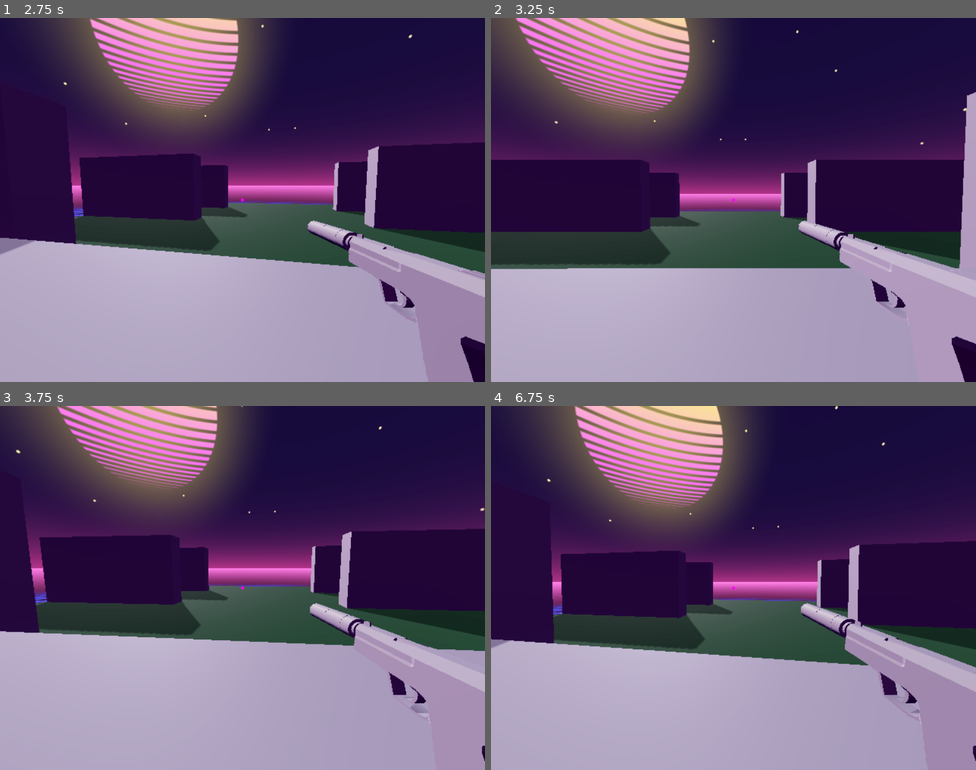
Above: before the commit, frames 1-4 (two rows, left to right).
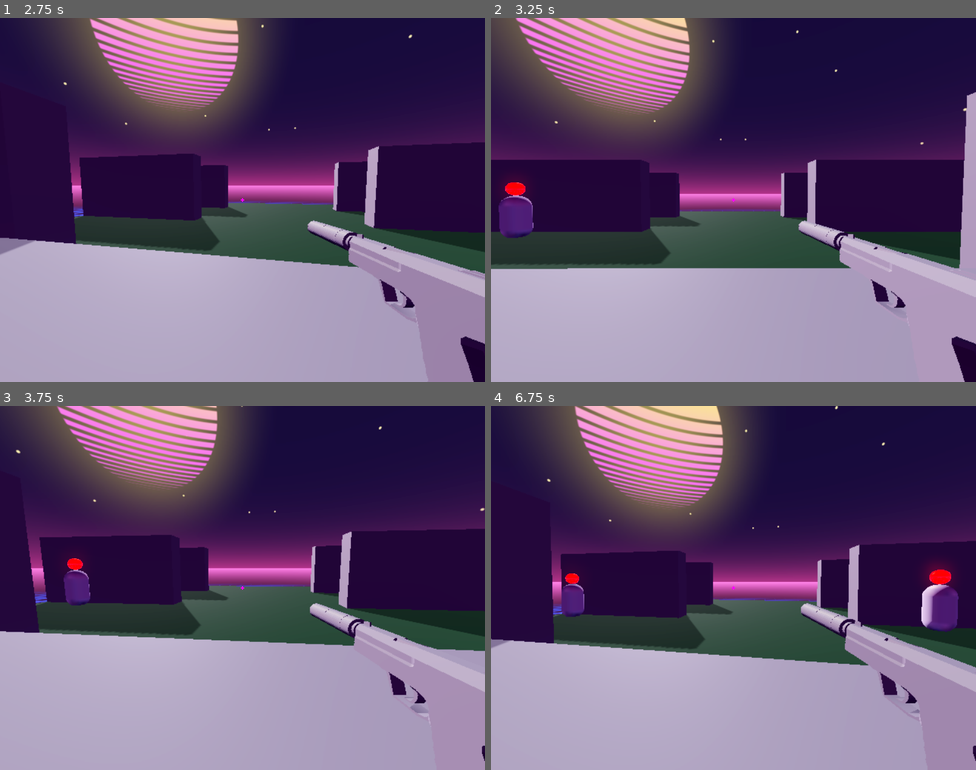
Above: after the commit, the same moments.

Repository: femboyonfent/fem-aim-trainer
Game: Godot game, scene res://start_screen.tscn
Two runs of this game, one before a commit and one after it. Both use one fixed random seed, a clock stepped at 60 frames per second and the inputs below.
Inputs (mouse positions are in pixels of both pictures, inside the frame that each line leads up to):
- Up to frame 1 (2.75 s): click "strafe" at 0.5 s; tap Enter at 1.25 s; move the mouse to (266, 200) at 1.27 s; press the mouse at (266, 200) at 1.28 s; hold W (forward ) from 1.28 s (still down); move the mouse to (218, 200) at 2.02 s; release the mouse at (218, 200) at 2.03 s; click (218, 200) at 2.1 s
- Up to frame 2 (3.25 s): keep holding W (forward ); tap Space at 2.75 s; move the mouse to (743, 192) at 2.77 s; press the mouse at (743, 192) at 2.78 s
- Up to frame 3 (3.75 s): keep holding W (forward ); move the mouse to (237, 595) at 3.52 s; release the mouse at (237, 595) at 3.53 s; click (237, 595) at 3.6 s
- Up to frame 4 (6.75 s): tap Enter at 4.25 s; move the mouse to (767, 591) at 4.27 s; press the mouse at (767, 591) at 4.28 s; move the mouse to (694, 584) at 5.02 s; release the mouse at (694, 584) at 5.03 s; click (694, 584) at 5.1 s; move the mouse to (738, 588) at 5.77 s; press the mouse at (738, 588) at 5.78 s; tap Space at 6.5 s; move the mouse to (714, 580) at 6.52 s; release W (forward ) at 6.53 s; release the mouse at (714, 580) at 6.53 s; hold D (right) from 6.53 s (still down); click (714, 580) at 6.6 s

Frame 1 is identical in both runs. In frame 2, 0.9% of the frame differs, in the area x 1-9%, y 44-61%; in frame 3, 0.5%; in frame 4, 1.6%, in the area x 14-97%, y 43-62%.

Commit message:
we are so frotting back with this one
:3

Diff:
--- a/strafing.gd
+++ b/strafing.gd
@@ -1,5 +1,5 @@
 extends Node3D
-@export var mob_scene = preload("res://human_target.tscn")
+@export var mob_scene: PackedScene
 
 
 
@@ -19,21 +19,27 @@
 
 
 func spawning():
+	point = spawnpoint.pick_random()
 	var spawn = mob_scene.instantiate()
 	if point == 1:
-		spawn.instant(left_close.position)
+		spawn.position = left_close.position
+		print("left_close")
 	elif point == 2:
-		spawn.initialize(right_close.position)
+		spawn.position = right_close.position
+		print("right_close")
 	elif point == 3:
-		spawn.initialize(left_med.position)
+		spawn.position = left_med.position
+		print("left_med")
 	elif point == 4:
-		spawn.initialize(right_med.position)
+		spawn.position = right_med.position
+		print("right_med")
 	elif point == 5:
-		spawn.initialize(left_far.position)
+		spawn.position = left_far.position
+		print("left_far")
 	elif point == 6:
-		spawn.initialize(right_far.position)
-
-
+		spawn.position = right_far.position
+		print("right_far")
+	get_parent().add_child(spawn)
 # note:
 # this manages the spawning of the bots.
 
@@ -45,4 +51,4 @@
 
 
 func _on_timer_timeout() -> void:
-	pass
+	spawning()
--- a/strafing.tscn
+++ b/strafing.tscn
@@ -1,8 +1,9 @@
-[gd_scene load_steps=9 format=3 uid="uid://cwec8hpk3akcd"]
+[gd_scene load_steps=10 format=3 uid="uid://cwec8hpk3akcd"]
 
 [ext_resource type="Script" path="res://strafing.gd" id="1_jib2k"]
 [ext_resource type="Script" path="res://addons/vaporwavesky/vaporwave_sky_material.gd" id="1_xfuek"]
 [ext_resource type="Shader" path="res://addons/vaporwavesky/vaporwave.gdshader" id="2_b3d8l"]
+[ext_resource type="PackedScene" uid="uid://bxnqsqttg175x" path="res://human_target.tscn" id="2_i1vkf"]
 [ext_resource type="PackedScene" uid="uid://cjtvcn3m4aadk" path="res://player.tscn" id="3_rut4q"]
 
 [sub_resource type="StandardMaterial3D" id="StandardMaterial3D_xcwm6"]
@@ -60,6 +61,7 @@
 
 [node name="spawning" type="Node3D"]
 script = ExtResource("1_jib2k")
+mob_scene = ExtResource("2_i1vkf")
 
 [node name="CSGBox3D" type="CSGBox3D" parent="."]
 transform = Transform3D(1, 0, 0, 0, 1, 0, 0, 0, 1, 0, 0, -5.88086)
